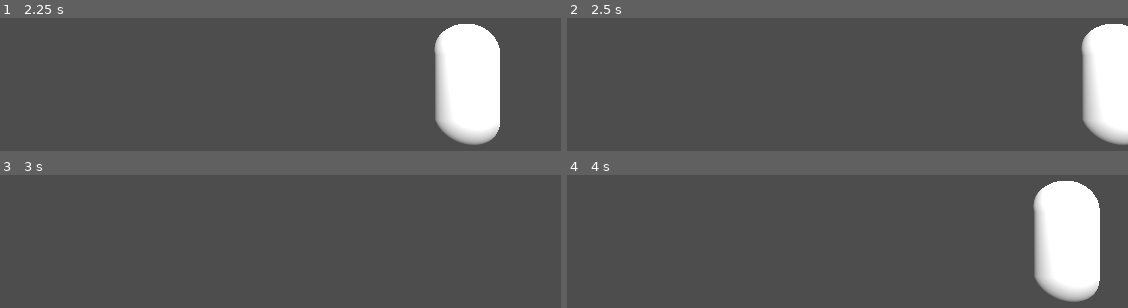
Above: before the commit, frames 1-4 (two rows, left to right).
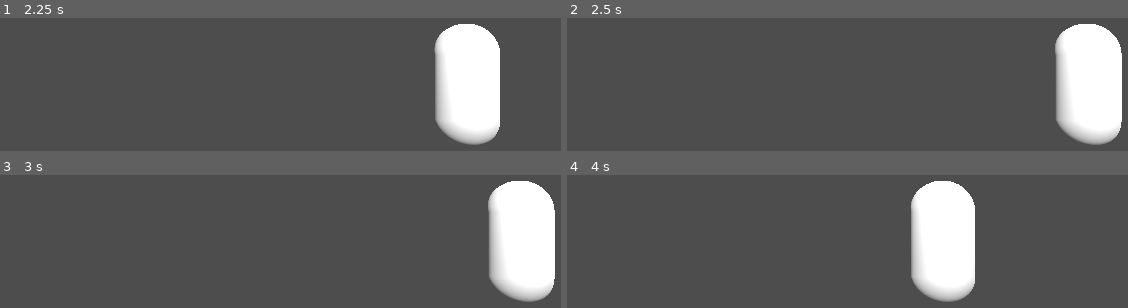
Above: after the commit, the same moments.

Repository: Dogfood-Studios-GGJ25/ggj25
Game: Godot game, scene res://Scenes/sea.tscn
Two runs of this game, one before a commit and one after it. Both use one fixed random seed, a clock stepped at 60 frames per second and the inputs below.
Inputs:
- Up to frame 1 (2.25 s): tap Enter (ui_accept) at 0.5, 0.77, 1.52, 2 s; hold Right (ui_right) 0.53-1.28 s; hold Down (ui_down) 1.28-2.03 s; hold Right (ui_right) from 2.03 s (still down)
- Up to frame 2 (2.5 s): keep holding Right (ui_right)
- Up to frame 3 (3 s): release Right (ui_right) at 2.78 s; hold Up (ui_up) from 2.78 s (still down)
- Up to frame 4 (4 s): tap Enter (ui_accept) at 3.02, 3.5, 3.77 s; release Up (ui_up) at 3.53 s; hold Left (ui_left) from 3.53 s (still down)

Frame 1 is identical in both runs. In frame 2, 7.2% of the frame differs, in the area x 86-100%, y 4-96%; in frame 3, 9.7%; in frame 4, 19%, in the area x 61-96%, y 4-96%.

Commit message:
Added Area3D bounding box

Diff:
--- a/Scenes/sea.tscn
+++ b/Scenes/sea.tscn
@@ -1,7 +1,6 @@
-[gd_scene load_steps=8 format=3 uid="uid://bm04nw5vtbd23"]
+[gd_scene load_steps=7 format=3 uid="uid://bm04nw5vtbd23"]
 
 [ext_resource type="Script" path="res://Scripts/fake_player.gd" id="1_xv4ic"]
-[ext_resource type="Script" path="res://Scripts/area_3d.gd" id="2_xj33r"]
 
 [sub_resource type="Environment" id="Environment_hkbki"]
 
@@ -41,7 +40,6 @@
 omni_attenuation = 2.414
 
 [node name="BoudingBox" type="Area3D" parent="."]
-script = ExtResource("2_xj33r")
 
 [node name="CollisionShape3D" type="CollisionShape3D" parent="BoudingBox"]
 transform = Transform3D(10, 0, 0, 0, 10, 0, 0, 0, 10, 0, 0, 0)
--- a/Scripts/area_3d.gd
+++ /dev/null
@@ -1,11 +0,0 @@
-extends Area3D
-
-
-# Called when the node enters the scene tree for the first time.
-func _ready() -> void:
-	pass # Replace with function body.
-
-
-# Called every frame. 'delta' is the elapsed time since the previous frame.
-func _process(delta: float) -> void:
-	pass
--- a/Scripts/fake_player.gd
+++ b/Scripts/fake_player.gd
@@ -2,6 +2,9 @@
 
 const SPEED = 5.0
 const JUMP_VELOCITY = 4.5
+
+var canMoveLeft : bool = true
+var canMoveRight : bool = true
 
 func _physics_process(delta: float) -> void:
 	# Add the gravity.
@@ -14,16 +17,28 @@
 
 	# Get the input direction and handle the movement/deceleration.
 	# As good practice, you should replace UI actions with custom gameplay actions.
-	var input_dir := Input.get_vector("ui_left", "ui_right", "ui_up", "ui_down")
-	var direction := (transform.basis * Vector3(input_dir.x, 0, input_dir.y)).normalized()
-	if direction:
-		velocity.x = direction.x * SPEED
-		velocity.z = direction.z * SPEED
-	else:
-		velocity.x = move_toward(velocity.x, 0, SPEED)
-		velocity.z = move_toward(velocity.z, 0, SPEED)
+	if ((Input.is_action_pressed("ui_left") and canMoveLeft) or (Input.is_action_pressed("ui_right") and canMoveRight)):
+		var input_dir := Input.get_vector("ui_left", "ui_right", "ui_up", "ui_down")
+		var direction := (transform.basis * Vector3(input_dir.x, 0, input_dir.y)).normalized()
+		if direction:
+			velocity.x = direction.x * SPEED
+			velocity.z = direction.z * SPEED
+		else:
+			velocity.x = move_toward(velocity.x, 0, SPEED)
+			velocity.z = move_toward(velocity.z, 0, SPEED)
+		canMoveLeft = true
+		canMoveRight = true
 
-	move_and_slide()
+		move_and_slide()
 
 func _on_bouding_box_body_exited(body: Node3D) -> void:
 	print_debug("Exited")
+	var input_dir := Input.get_vector("ui_left", "ui_right", "ui_up", "ui_down")
+	var direction := (transform.basis * Vector3(input_dir.x, 0, input_dir.y)).normalized()
+	if direction == Vector3.LEFT:
+		# no more left for you.
+		canMoveLeft = false
+		canMoveRight = true
+	else:
+		canMoveRight = false
+		canMoveLeft = true
--- a/project.godot
+++ b/project.godot
@@ -14,3 +14,34 @@
 run/main_scene="res://Scenes/sea.tscn"
 config/features=PackedStringArray("4.3", "Forward Plus")
 config/icon="res://icon.svg"
+
+[dotnet]
+
+project/assembly_name="GGJ25_Dogfood_Studios"
+
+[input]
+
+player_left={
+"deadzone": 0.5,
+"events": [Object(InputEventKey,"resource_local_to_scene":false,"resource_name":"","device":-1,"window_id":0,"alt_pressed":false,"shift_pressed":false,"ctrl_pressed":false,"meta_pressed":false,"pressed":false,"keycode":0,"physical_keycode":65,"key_label":0,"unicode":97,"location":0,"echo":false,"script":null)
+]
+}
+player_right={
+"deadzone": 0.5,
+"events": [Object(InputEventKey,"resource_local_to_scene":false,"resource_name":"","device":-1,"window_id":0,"alt_pressed":false,"shift_pressed":false,"ctrl_pressed":false,"meta_pressed":false,"pressed":false,"keycode":0,"physical_keycode":68,"key_label":0,"unicode":100,"location":0,"echo":false,"script":null)
+]
+}
+player_up={
+"deadzone": 0.5,
+"events": [Object(InputEventKey,"resource_local_to_scene":false,"resource_name":"","device":-1,"window_id":0,"alt_pressed":false,"shift_pressed":false,"ctrl_pressed":false,"meta_pressed":false,"pressed":false,"keycode":0,"physical_keycode":87,"key_label":0,"unicode":119,"location":0,"echo":false,"script":null)
+]
+}
+player_down={
+"deadzone": 0.5,
+"events": [Object(InputEventKey,"resource_local_to_scene":false,"resource_name":"","device":-1,"window_id":0,"alt_pressed":false,"shift_pressed":false,"ctrl_pressed":false,"meta_pressed":false,"pressed":false,"keycode":0,"physical_keycode":83,"key_label":0,"unicode":115,"location":0,"echo":false,"script":null)
+]
+}
+
+[physics]
+
+3d/default_gravity=2.0
